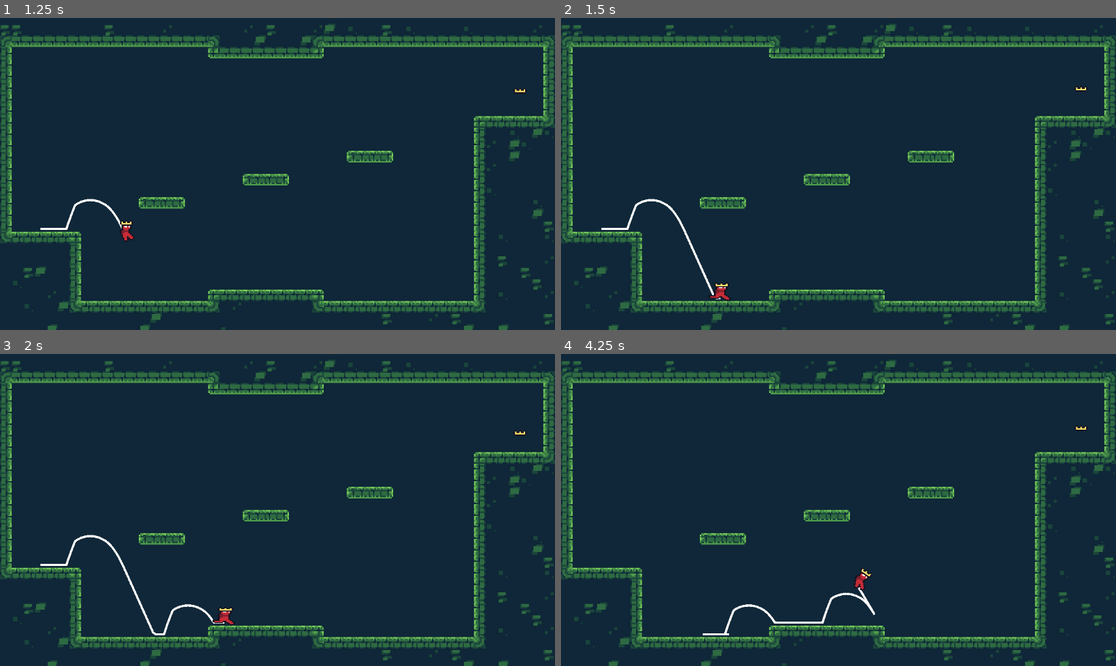
Above: before the commit, frames 1-4 (two rows, left to right).
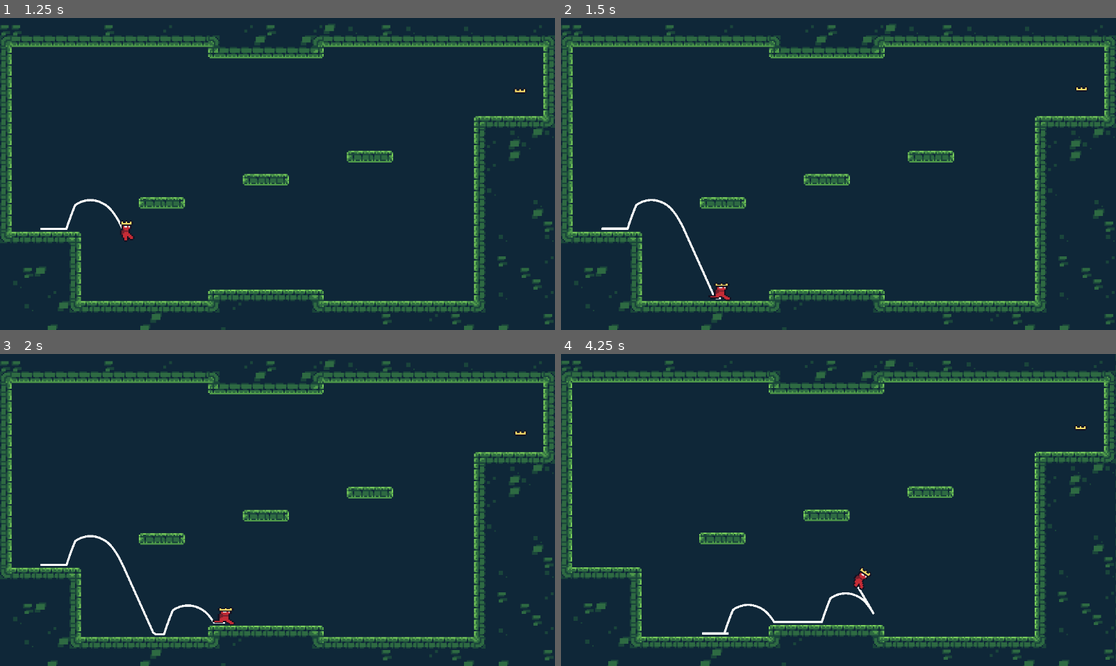
Above: after the commit, the same moments.

Repository: Brooklyn-Dev/gmtk-2025
Game: Godot game, scene res://scenes/Menu.tscn
The game is run twice, just before and just after one commit, with the same random seed, the same clock (stepped at 60 frames per second) and the same inputs.
Inputs:
- Up to frame 1 (1.25 s): tap Enter (ui_accept) at 0.5 s; hold Right (move_right) from 0.53 s (still down); tap Z (jump) at 0.77 s
- Up to frame 2 (1.5 s): keep holding Right (move_right)
- Up to frame 3 (2 s): keep holding Right (move_right); tap Z (jump) at 1.52 s
- Up to frame 4 (4.25 s): release Right (move_right) at 2.03 s; hold Left (move_left) 2.03-2.78 s; tap Enter (ui_accept) at 2.75 s; hold Right (move_right) from 2.78 s (still down); tap Z (jump) at 3.02, 3.77 s; tap R (reset) at 4.15 s

Frame 1 is identical in both runs. In frame 2, less than 0.1% of the frame differs, in the area x 7-95%, y 22-91%; in frame 3, less than 0.1%; in frame 4, 4.6%, in the area x 0-100%, y 2-100%.

Commit message:
feat: add camera shake

Diff:
--- a/project.godot
+++ b/project.godot
@@ -20,6 +20,7 @@
 BeatManager="*res://scripts/beat_manager.gd"
 AudioManager="*res://scripts/music_manager.gd"
 SfxManager="*res://scripts/sfx_manager.gd"
+CameraManager="*res://scripts/camera_manager.gd"
 
 [dotnet]
 
--- a/scenes/player/player.gd
+++ b/scenes/player/player.gd
@@ -60,6 +60,7 @@
 
 	if not was_on_floor and is_on_floor():
 		_squash(Vector2(1.2, 0.8))
+		CameraManager.start_shake(0.5, 0.2)
 
 func _physics_process(delta):
 	if is_dead:
@@ -129,6 +130,7 @@
 	velocity.y = -jump_force
 
 	SfxManager.play(jump_sfx)
+	CameraManager.start_shake(0.4, 0.15)
 	_squash(Vector2(1.2, 0.8))
 
 # wall_dir: +1 for left, -1 for right
@@ -141,6 +143,7 @@
 
 	wall_jump_timer = wall_jump_time
 	SfxManager.play(jump_sfx)
+	CameraManager.start_shake(0.4, 0.15)
 	_squash(Vector2(1.3, 0.7))
 
 func die():
@@ -160,6 +163,7 @@
 	death_rotation_speed = randf_range(400, 1000) * (1.0 if randf() > 0.5 else -1.0)
 
 	SfxManager.play(death_sfx)
+	CameraManager.start_shake(4, 0.1)
 
 func _squash(new_scale):
 	squash_timer = squash_time
--- /dev/null
+++ b/scripts/camera_manager.gd
@@ -0,0 +1,32 @@
+extends Node
+
+var camera: Camera2D = null
+var shake_amount: float = 0.0
+var shake_decay: float = 5.0
+var shake_speed: float = 50.0
+var shake_offset: Vector2 = Vector2.ZERO
+var lean_offset: Vector2 = Vector2.ZERO
+
+func _process(delta):
+	if camera == null:
+		camera = get_viewport().get_camera_2d()
+		if camera == null:
+			return
+
+	if shake_amount > 0:
+		shake_offset = Vector2(
+			randf_range(-shake_amount, shake_amount),
+			randf_range(-shake_amount, shake_amount)
+		)
+		shake_offset = shake_offset.lerp(Vector2.ZERO, delta * shake_speed)
+
+		shake_amount = max(shake_amount - shake_decay * delta, 0)
+	else:
+		shake_offset = Vector2.ZERO
+
+	camera.offset = lean_offset + shake_offset
+
+func start_shake(amount: float, duration: float = 0.2):
+	shake_amount = amount
+	await get_tree().create_timer(duration).timeout
+	shake_amount = 0
Not shown, added: scripts/camera_manager.gd.uid
